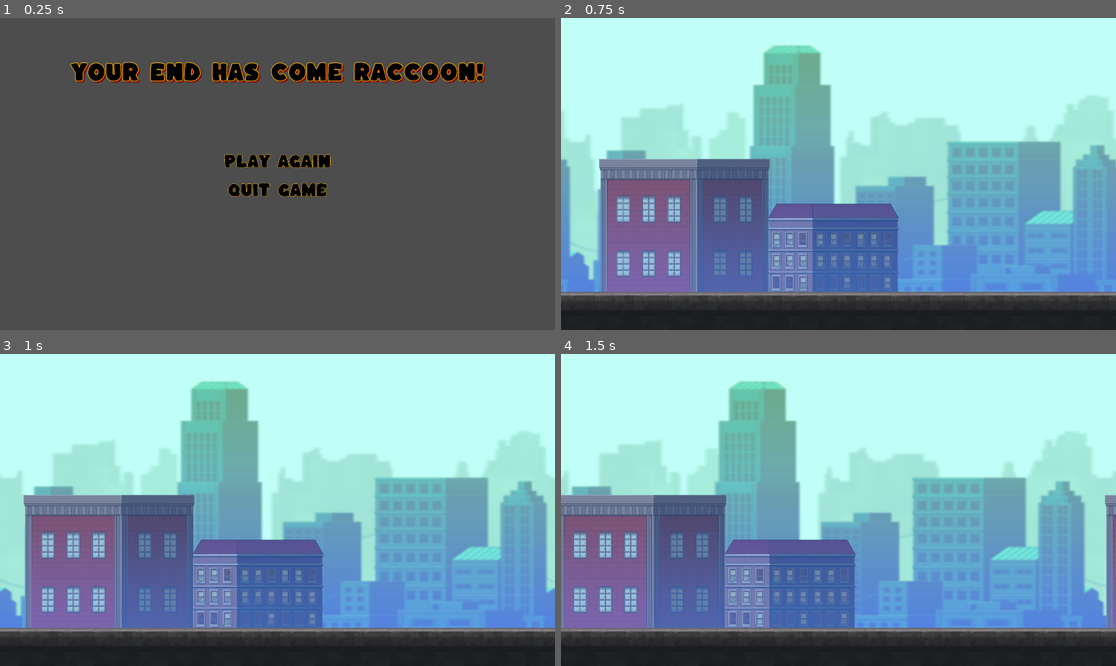
Above: before the commit, frames 1-4 (two rows, left to right).
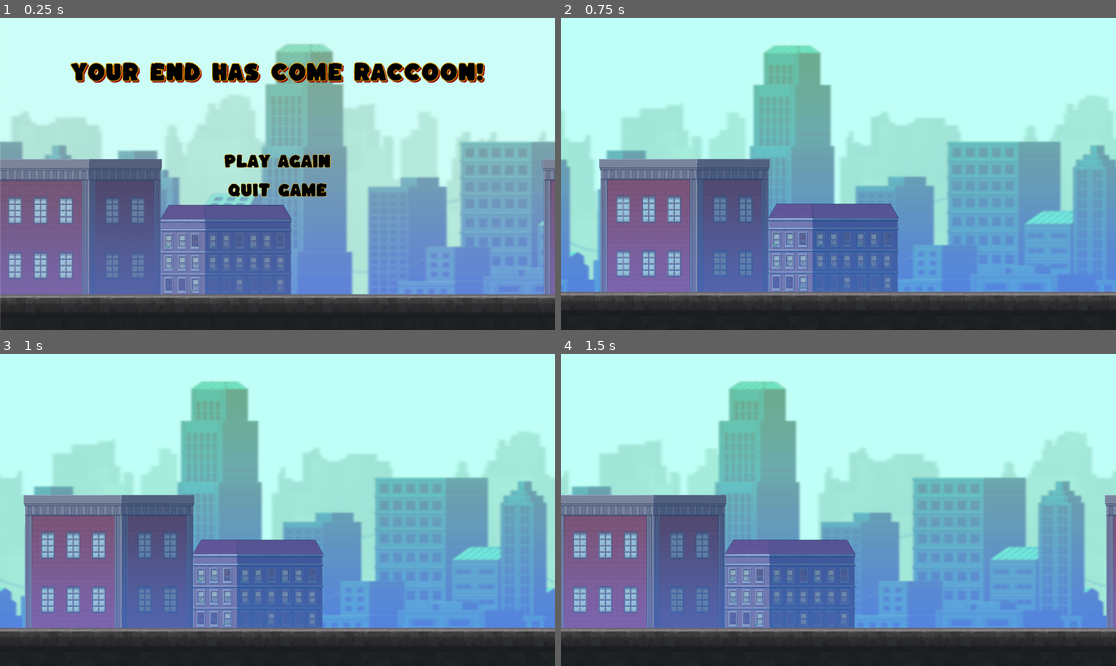
Above: after the commit, the same moments.

Repository: plagunas2/RaccoonBandit
Game: Godot game, scene res://Scenes/Menus/game_over_menu.tscn
Two runs of this game, one before a commit and one after it. Both use one fixed random seed, a clock stepped at 60 frames per second and the inputs below. This scene is started directly instead of the project's main scene.
Inputs:
- Up to frame 1 (0.25 s): no input
- Up to frame 2 (0.75 s): click "Play Again" at 0.5 s
- Up to frame 3 (1 s): no input
- Up to frame 4 (1.5 s): no input

The runs differ from the first frame. In frame 1, 94% of the frame differs, in the area x 0-100%, y 0-100%; in frame 2, nothing differs; in frame 3, nothing differs; in frame 4, nothing differs.

Commit message:
fixed dependencies

Diff:
--- a/RaccoonBandit_prototype1/Scenes/Menus/game_over_menu.tscn
+++ b/RaccoonBandit_prototype1/Scenes/Menus/game_over_menu.tscn
@@ -1,7 +1,7 @@
 [gd_scene load_steps=7 format=3 uid="uid://cchg0xy6ahlqh"]
 
 [ext_resource type="Script" path="res://Scenes/Menus/Game Over Menu.gd" id="1_7hun4"]
-[ext_resource type="Texture2D" path="res://Assets/Background/Screenshot 2024-01-31 at 16.51.25.png" id="2_hg2pa"]
+[ext_resource type="Texture2D" uid="uid://bp43pmkrcu7uh" path="res://Assets/Background/Background_Layer_Combined.png" id="2_hg2pa"]
 [ext_resource type="FontFile" uid="uid://dumj75rt8ukae" path="res://Assets/Fonts/Kaph-Regular.ttf" id="3_t2t50"]
 
 [sub_resource type="FontVariation" id="FontVariation_2ja0q"]
